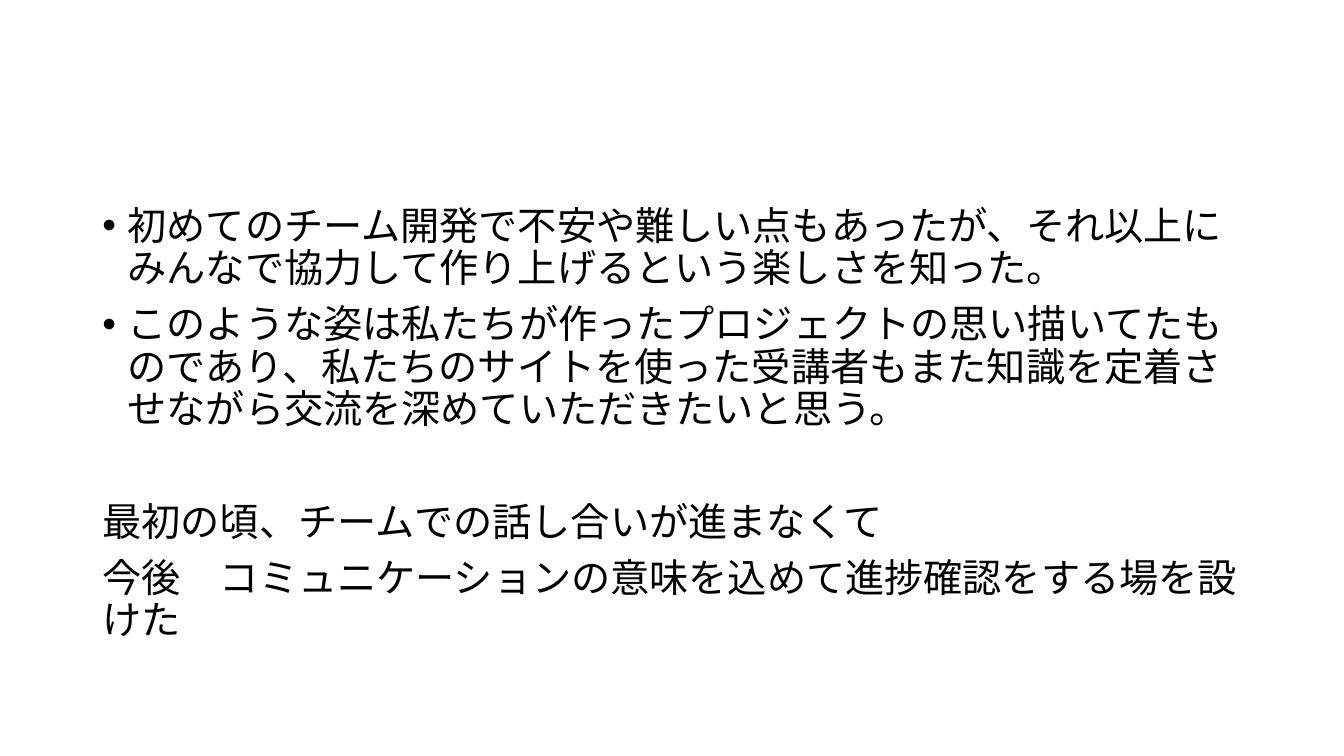
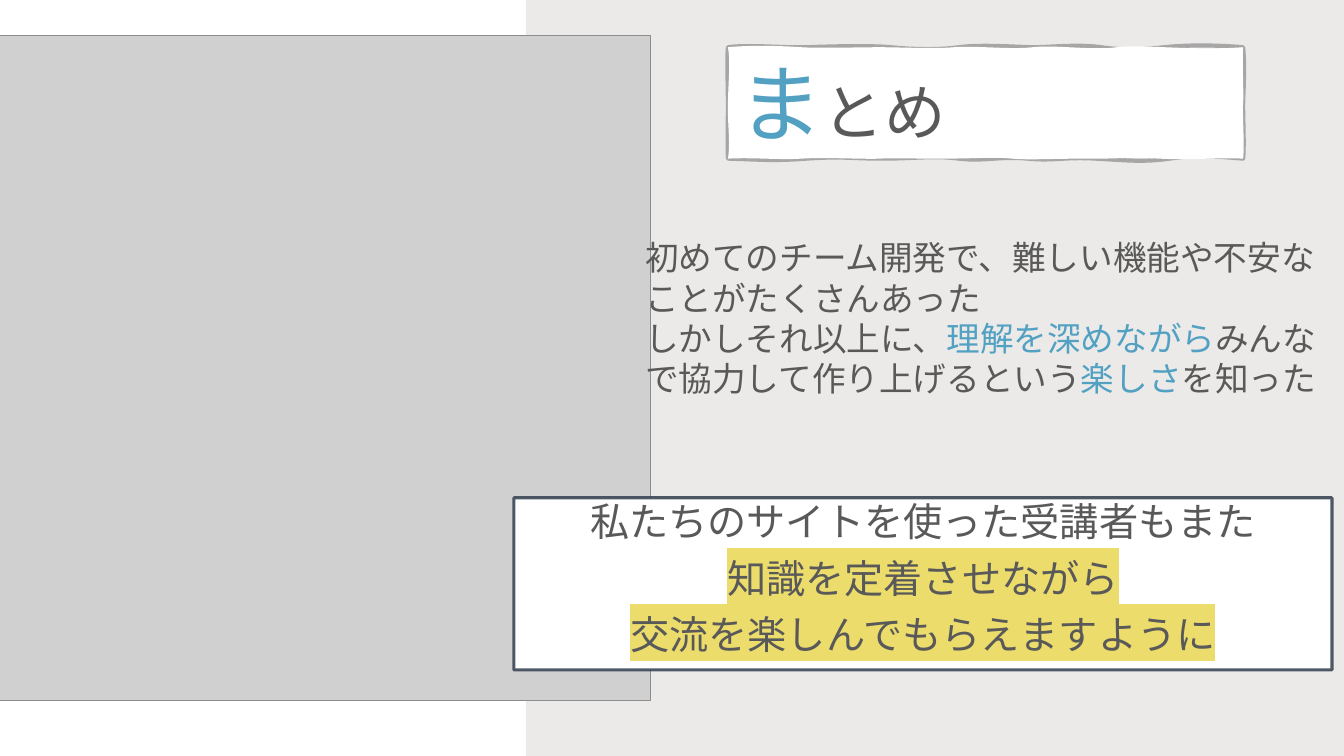
Before and after one commit to DOJO-2021/C-2, a slide deck: slide 27 of documents/SkyNHプレゼンテーションひな形4.pptx (slide 26 before the commit). Drawn at 1344x756 pixels with LibreOffice and Linux fonts; fonts in the diff are those of the drawing; grey boxes stand for pictures. Boxes give left, top, right and bottom in pixels: in the first picture for what was removed or moved away, otherwise in the second. Text is boxed around its words. In the diff, an @@ line names an element or a change of style, - is before the commit and + after.

```diff
--- a/documents/SkyNHプレゼンテーションひな形4.pptx
+++ b/documents/SkyNHプレゼンテーションひな形4.pptx
@@ rectangle added at (526, 0, 1344, 756), fill #82766A at 15% opacity @@
@@ picture added at (0, 35, 651, 701) @@
@@ freeform shape added at (728, 47, 1243, 159), fill #FFFFFF, outline #A6A6A6 3 pt, 43.9 pt, text #595959 @@
+まとめ
@@ text added at (645, 236, 1316, 401), 24 pt, text #595959 @@
+初めてのチーム開発で、難しい機能や不安なことがたくさんあった
+しかしそれ以上に、理解を深めながらみんなで協力して作り上げるという楽しさを知った
@@ text "私たちのサイトを使った受講者もまた": place and size @@
-text "私たちのサイトを使った受講者もまた" at (102, 207, 1237, 636)
+text "私たちのサイトを使った受講者もまた" at (514, 498, 1333, 670)
@@ text "私たちのサイトを使った受講者もまた" at (514, 498, 1333, 670): fill none to #FFFFFF; outline none to #333F50 2.25 pt @@
@@ text at (590, 496, 1255, 652): text changed; text colour #000000 to #595959 @@
-• 初めてのチーム開発で不安や難しい点もあったが、それ以上にみんなで協力して作り上げるという楽しさを知った。
-• このような姿は私たちが作ったプロジェクトの思い描いてたものであり、私たちのサイトを使った受講者もまた知識を定着させながら交流を深めていただきたいと思う。
-最初の頃、チームでの話し合いが進まなくて
-今後 コミュニケーションの意味を込めて進捗確認をする場を設けた
+私たちのサイトを使った受講者もまた
+知識を定着させながら
+交流を楽しんでもらえますように
```
Also in this commit, not shown: 9 other slides changed, 5 slides added, 3 slides removed.
